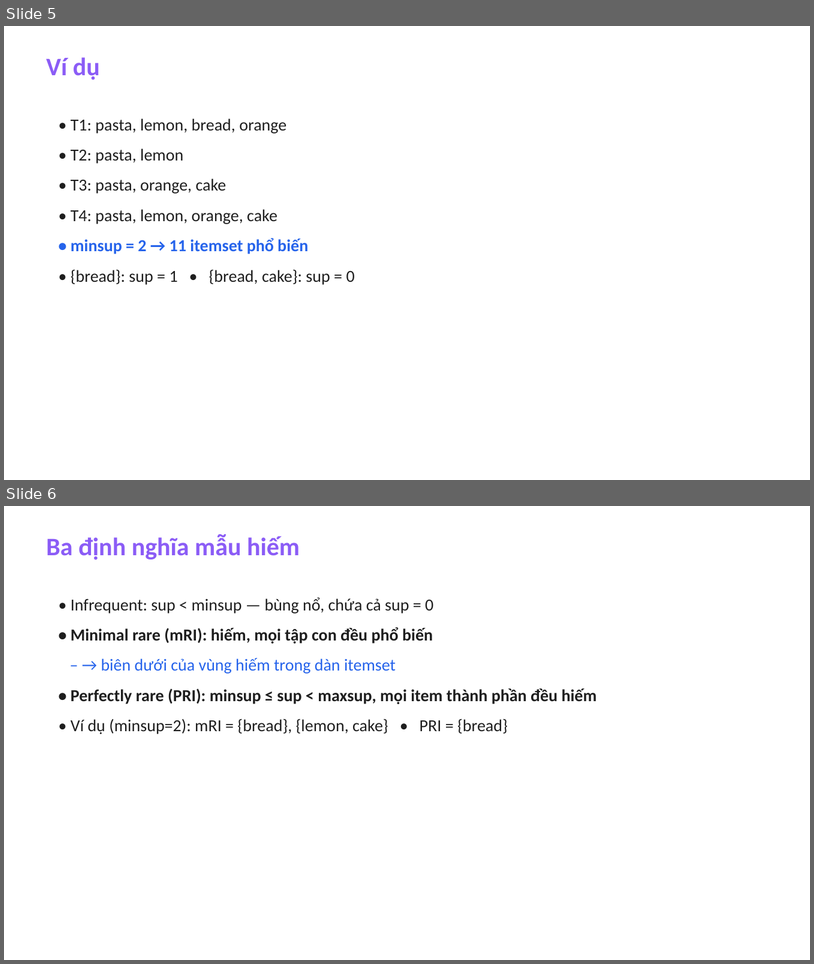
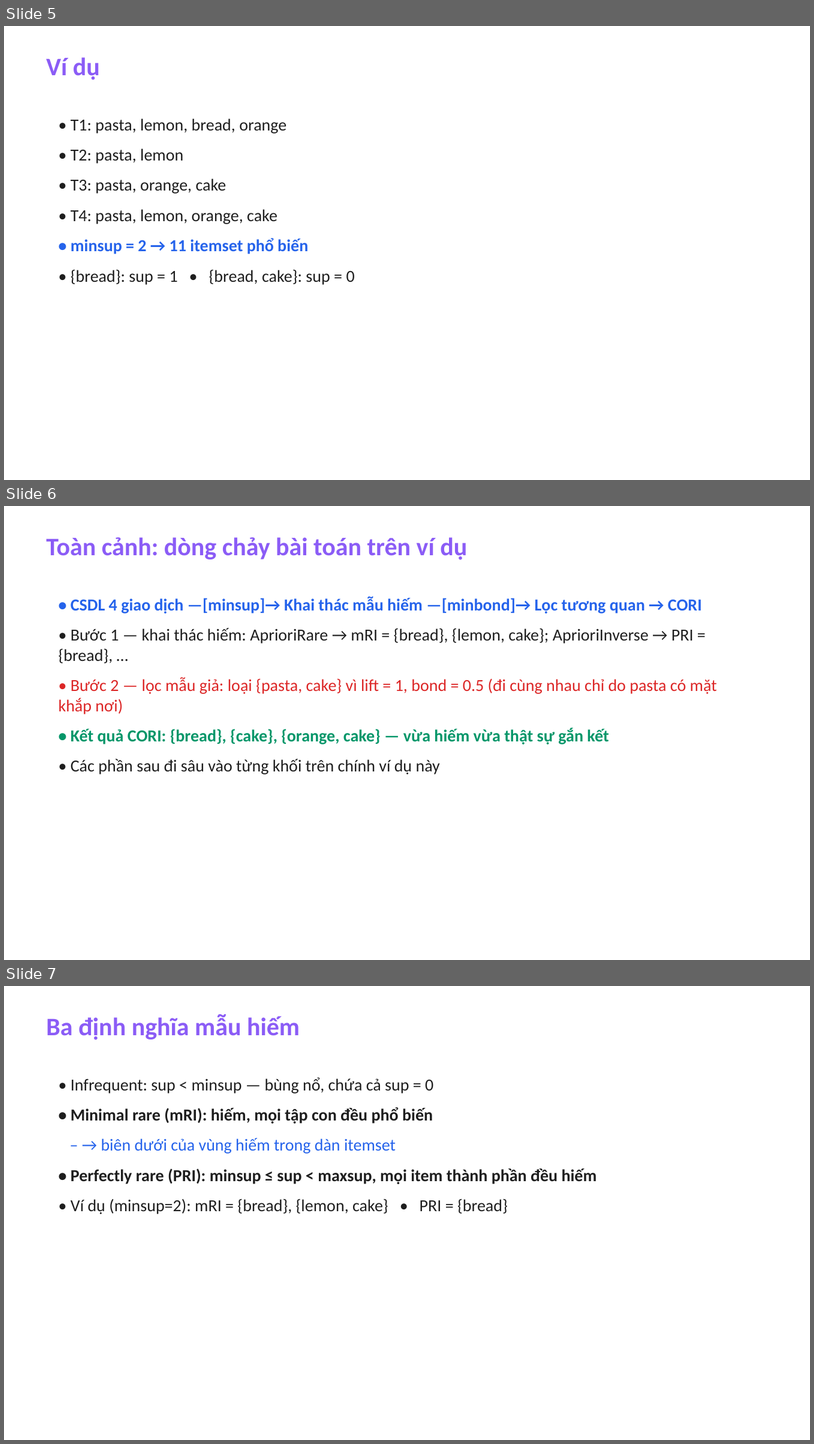
Before and after one commit to canhcutcon/advantage_data_mining, a slide deck: slides/presentation.pptx. Shown one above the other, each under a label of ours: slides 5 and 6 before the commit, slides 5, 6 and 7 after it. The pictures are 814x964 and 814x1444 pixels, drawn with LibreOffice and Linux fonts; fonts in the diff are those of the drawing. Boxes give left, top, right and bottom in pixels: in the first picture for what was removed or moved away, otherwise in the second. Text is boxed around its words. In the diff, an @@ line names an element or a change of style, - is before the commit and + after.

```diff
--- a/slides/presentation.pptx
+++ b/slides/presentation.pptx
@@ slide 6 added at (x1=4, y1=506, x2=810, y2=960), background #FFFFFF @@
@@ text added at (x1=46, y1=537, x2=467, y2=560), 30 pt, text #8B5CF6, bold @@
+Toàn cảnh: dòng chảy bài toán trên ví dụ
@@ text added at (x1=59, y1=596, x2=717, y2=774), 20 pt, text #1E1E1E @@
+• CSDL 4 giao dịch —[minsup]→ Khai thác mẫu hiếm —[minbond]→ Lọc tương quan → CORI
+• Bước 1 — khai thác hiếm: AprioriRare → mRI = {bread}, {lemon, cake}; AprioriInverse → PRI = {bread}, …
+• Bước 2 — lọc mẫu giả: loại {pasta, cake} vì lift = 1, bond = 0.5 (đi cùng nhau chỉ do pasta có mặt khắp nơi)
+• Kết quả CORI: {bread}, {cake}, {orange, cake} — vừa hiếm vừa thật sự gắn kết
+• Các phần sau đi sâu vào từng khối trên chính ví dụ này
@@ what was slide 6 is now slide 7 @@
```
Also in this commit, not shown: 12 other files.
